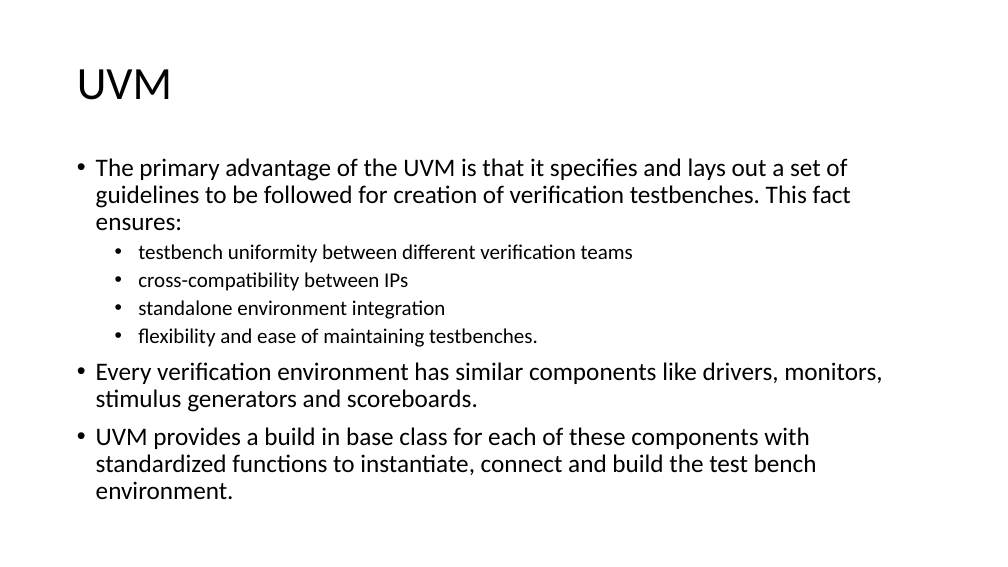
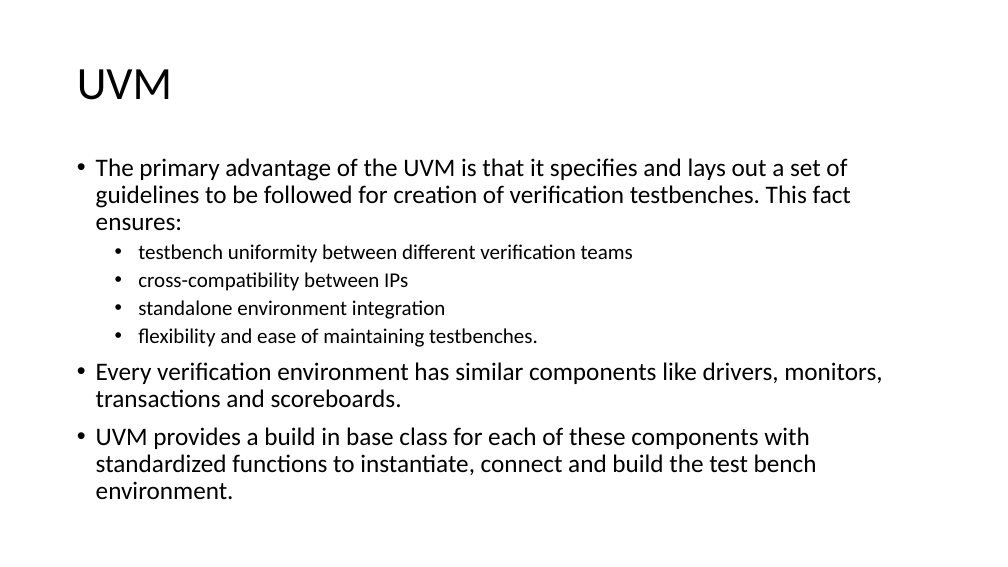
Before and after one commit to liotahuf/UVM_project, a slide deck: slide 4 of Final presentation.pptx. Drawn at 1008x567 pixels with LibreOffice and Linux fonts; fonts in the diff are those of the drawing. Boxes give left, top, right and bottom in pixels: in the first picture for what was removed or moved away, otherwise in the second. Text is boxed around its words. In the diff, an @@ line names an element or a change of style, - is before the commit and + after.

```diff
--- a/Final presentation.pptx
+++ b/Final presentation.pptx
@@ text at bbox=[96, 362, 882, 408]: text changed @@
-• Every verification environment has similar components like drivers, monitors, stimulus generators and scoreboards.
+• Every verification environment has similar components like drivers, monitors, transactions and scoreboards.
```
Also in this commit, not shown: 1 other slide changed, 2 other files.
